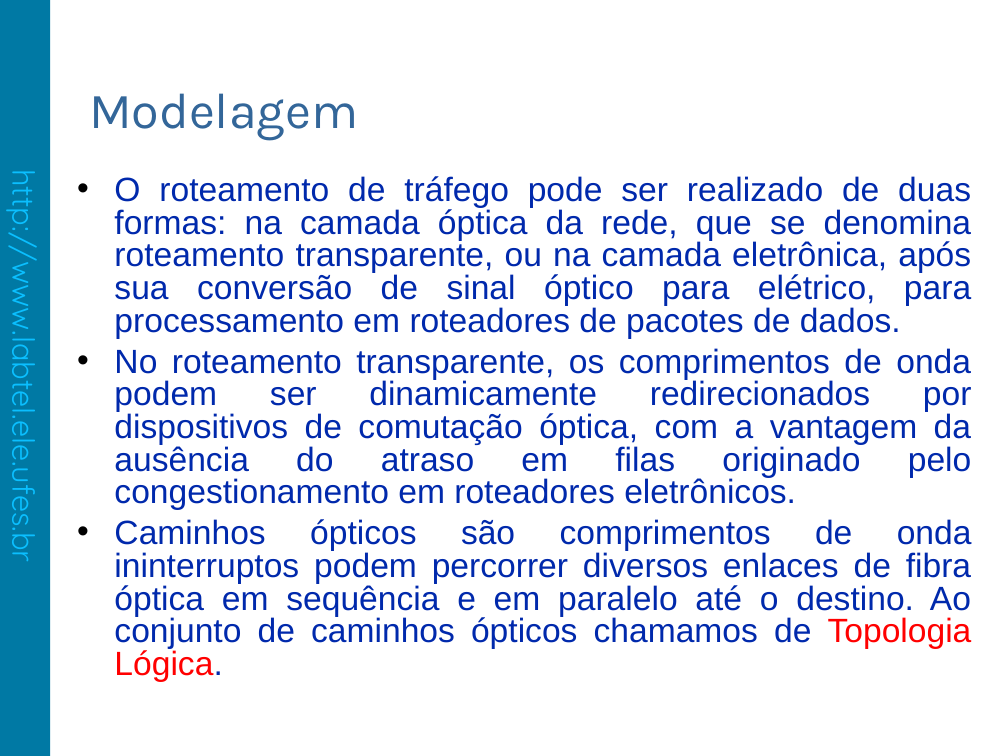
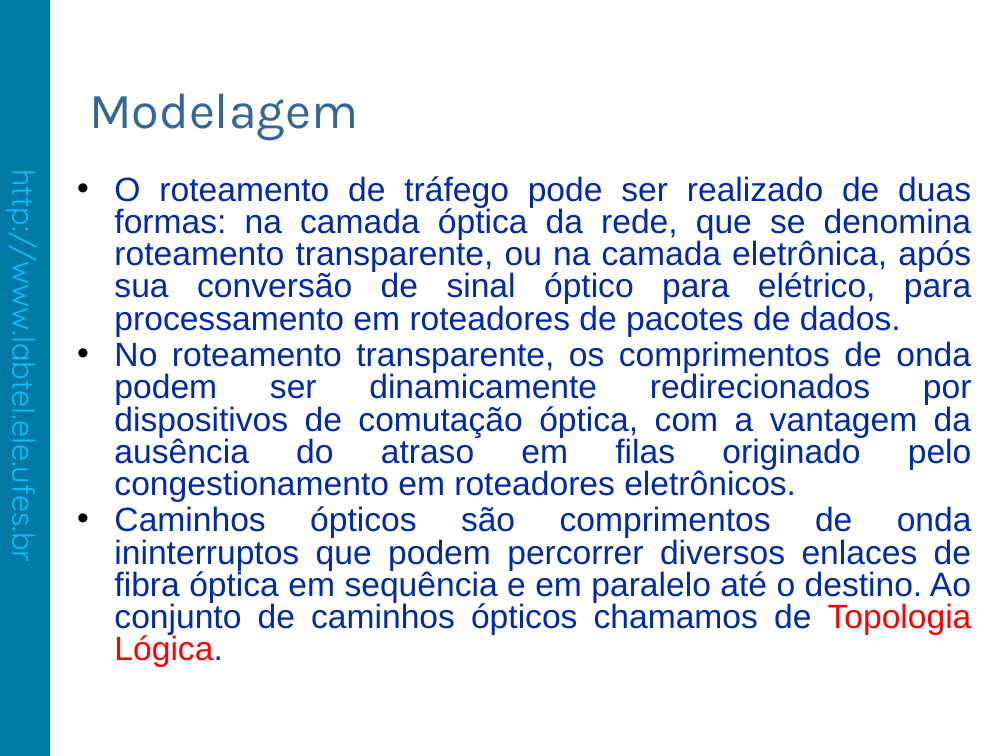
Before and after one commit to fabiolimath/twa, a slide deck: slide 5 of sbpo09/trunk/apresentacao/SBPO2009.TC9-OC.55711.FabioLima.odp. Drawn at 1008x756 pixels with LibreOffice and Linux fonts; fonts in the diff are those of the drawing; background and template pictures are left out. Boxes give left, top, right and bottom in pixels: in the first picture for what was removed or moved away, otherwise in the second. Text is boxed around its words. In the diff, an @@ line names an element or a change of style, - is before the commit and + after.

```diff
--- a/sbpo09/trunk/apresentacao/SBPO2009.TC9-OC.55711.FabioLima.odp
+++ b/sbpo09/trunk/apresentacao/SBPO2009.TC9-OC.55711.FabioLima.odp
@@ text at (114,176,972,502): line spacing 0.81 to 0.8; less space between paragraphs @@
@@ text at (114,506,972,667): text changed @@
-• Caminhos ópticos são comprimentos de onda ininterruptos podem percorrer diversos enlaces de fibra óptica em sequência e em paralelo até o destino. Ao conjunto de caminhos ópticos chamamos de Topologia Lógica.
+• Caminhos ópticos são comprimentos de onda ininterruptos que podem percorrer diversos enlaces de fibra óptica em sequência e em paralelo até o destino. Ao conjunto de caminhos ópticos chamamos de Topologia Lógica.
```
Also in this commit, not shown: 10 other slides changed, 1 slide added, 2 other files.
